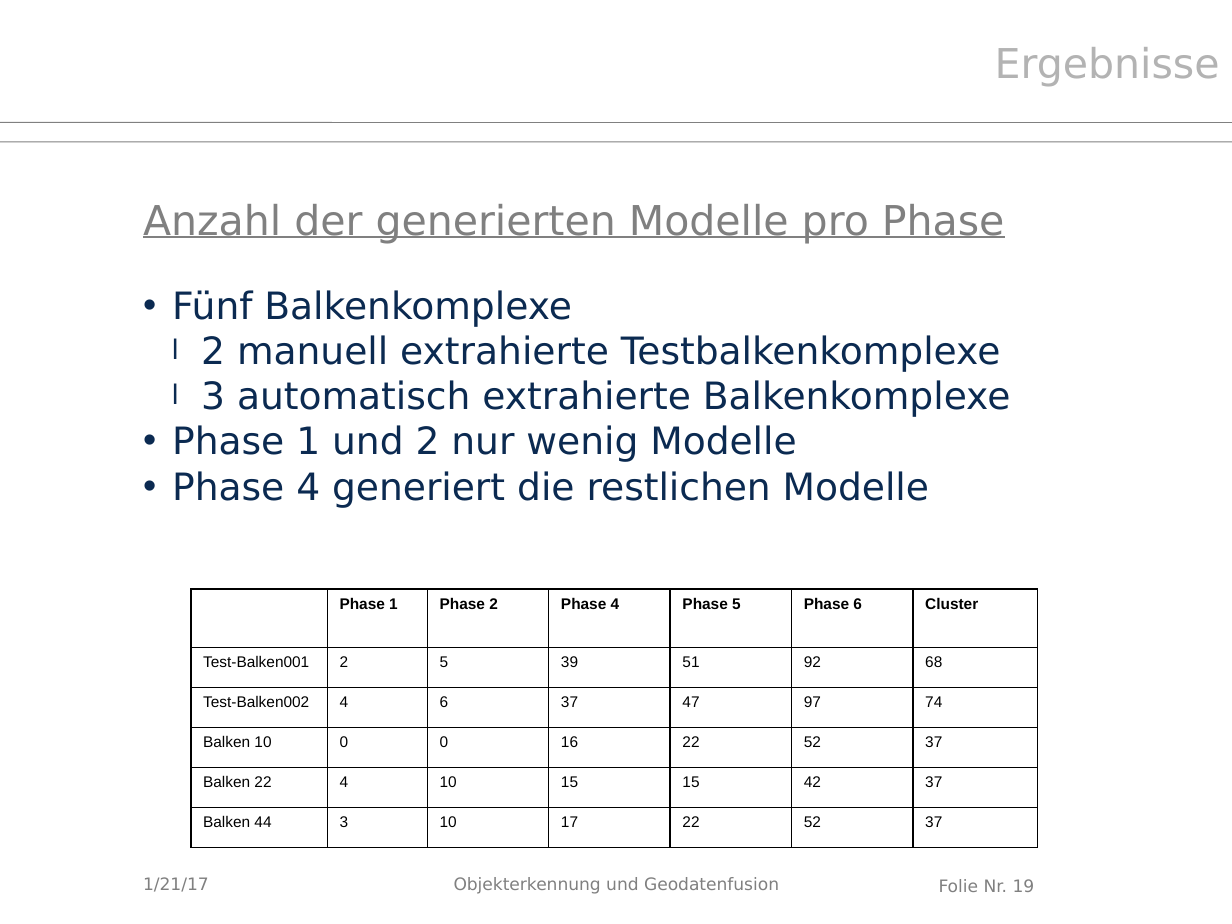
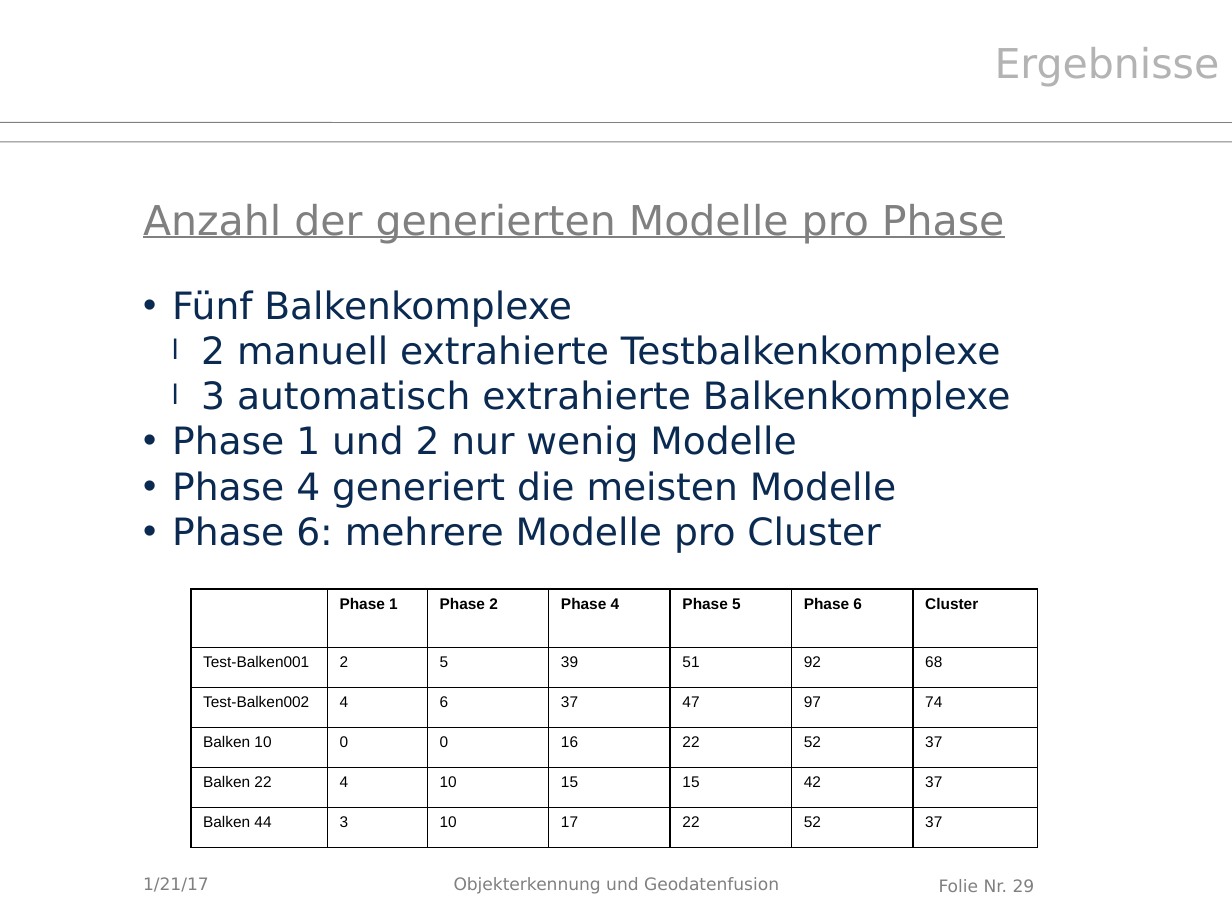
Before and after one commit to Kalmar131/PCL_Dachstuhl2016, a slide deck: slide 29 of Abschlusspräsentation.pptx (slide 19 before the commit). Drawn at 1232x924 pixels with LibreOffice and Linux fonts; fonts in the diff are those of the drawing; background and template pictures are left out. Boxes give left, top, right and bottom in pixels: in the first picture for what was removed or moved away, otherwise in the second. Text is boxed around its words. In the diff, an @@ line names an element or a change of style, - is before the commit and + after.

```diff
--- a/Abschlusspräsentation.pptx
+++ b/Abschlusspräsentation.pptx
@@ text at [172, 471, 896, 553]: text changed @@
-• Phase 4 generiert die restlichen Modelle
+• Phase 4 generiert die meisten Modelle
+• Phase 6: mehrere Modelle pro Cluster
@@ page number at [939, 879, 1035, 892]: text changed @@
-Folie Nr. 19
+Folie Nr. 29
```
Also in this commit, not shown: 14 other slides changed, 11 slides added, 1 slide removed.
